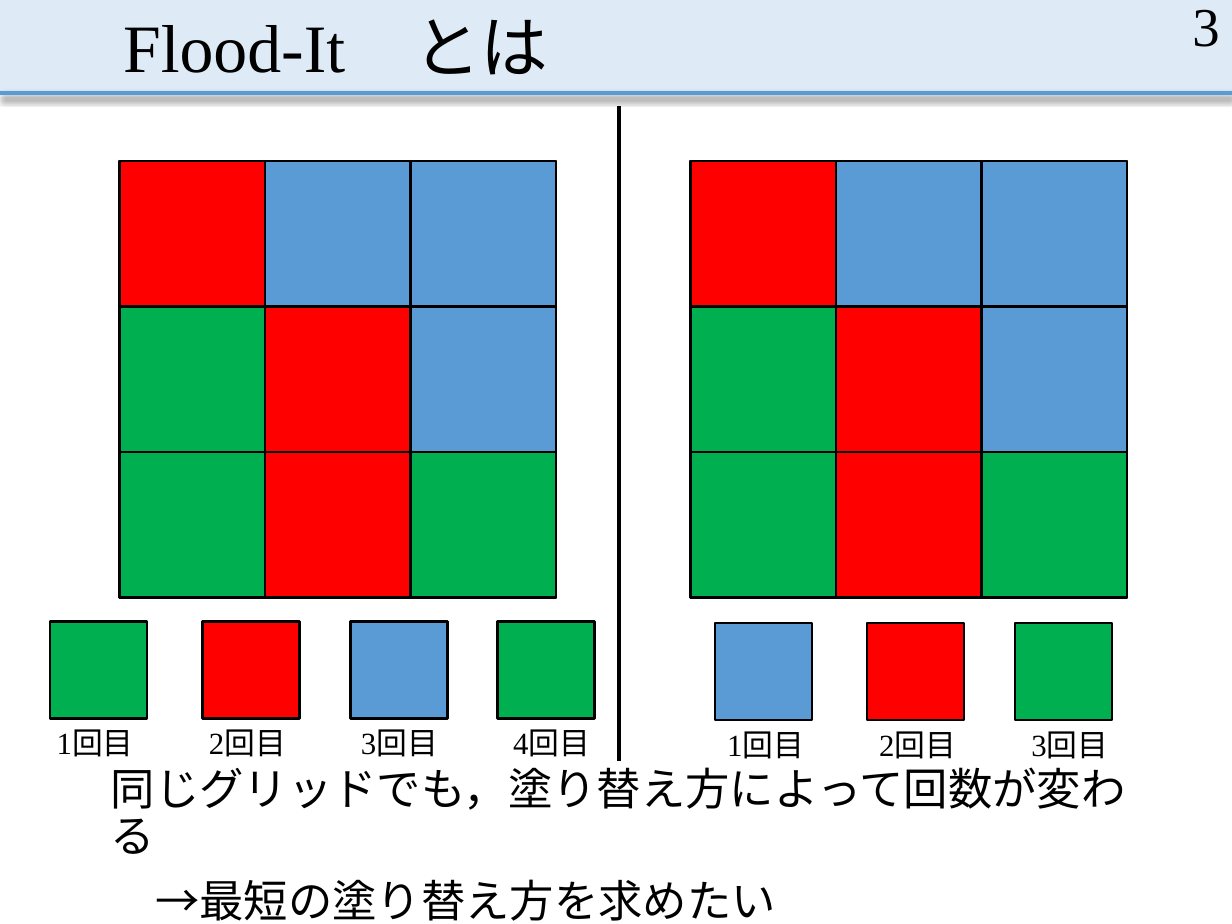
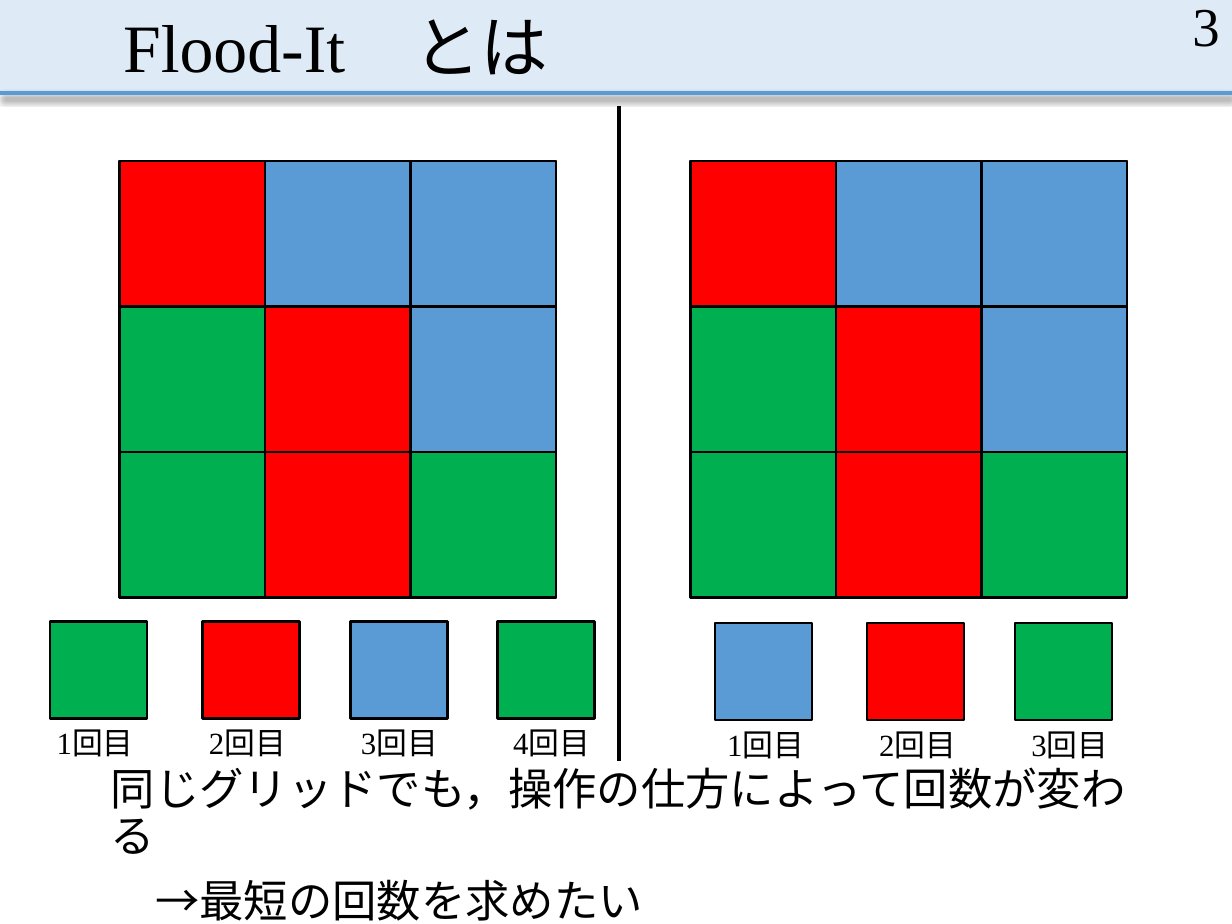
Before and after one commit to MasayaOda/SR, a slide deck: slide 3 of 中間発表.pptx. Drawn at 1232x924 pixels with LibreOffice and Linux fonts; fonts in the diff are those of the drawing. Boxes give left, top, right and bottom in pixels: in the first picture for what was removed or moved away, otherwise in the second. Text is boxed around its words. In the diff, an @@ line names an element or a change of style, - is before the commit and + after.

Commit message:
tex少し直した，ppt先生に見てもらって直した

```diff
--- a/中間発表.pptx
+++ b/中間発表.pptx
@@ text at [111, 760, 1125, 921]: text changed @@
-同じグリッドでも，塗り替え方によって回数が変わる
-→最短の塗り替え方を求めたい
+同じグリッドでも，操作の仕方によって回数が変わる
+→最短の回数を求めたい
```
Also in this commit, not shown: 11 other slides changed, 1 slide added, 1 slide removed, 5 other files.
